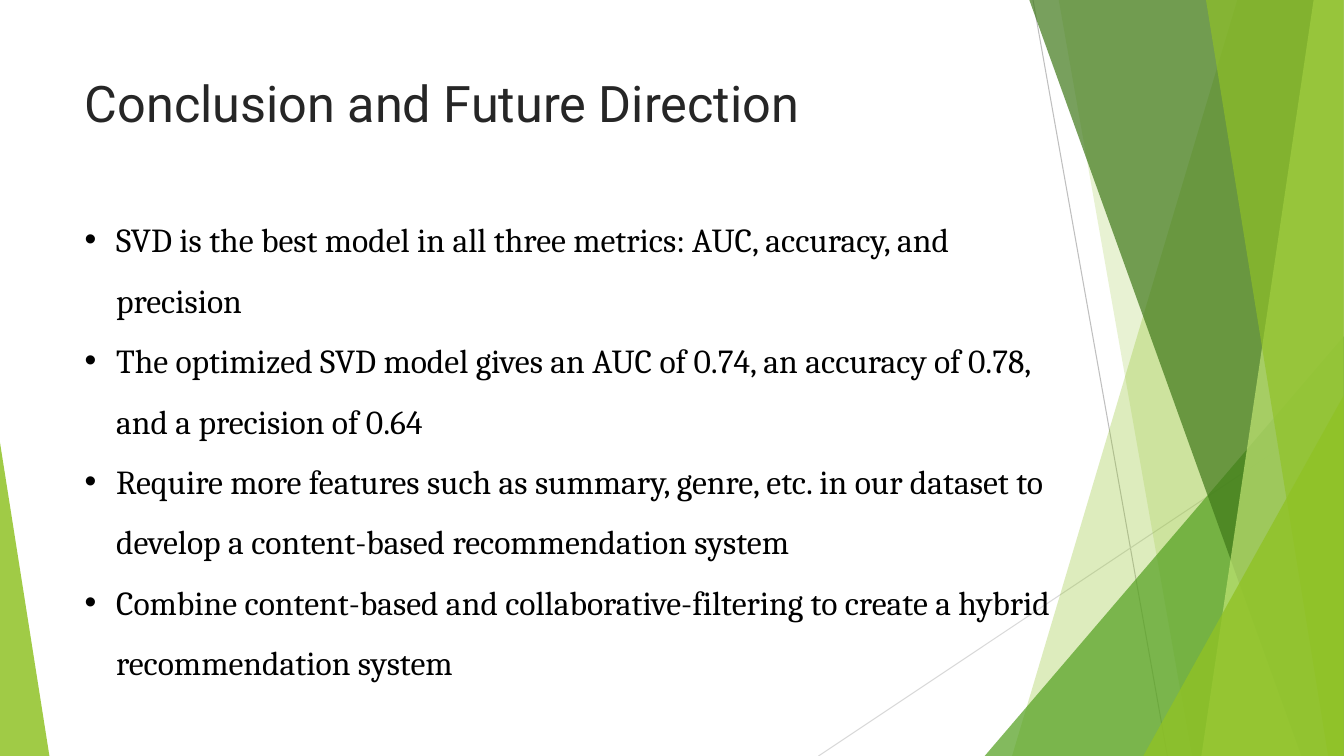
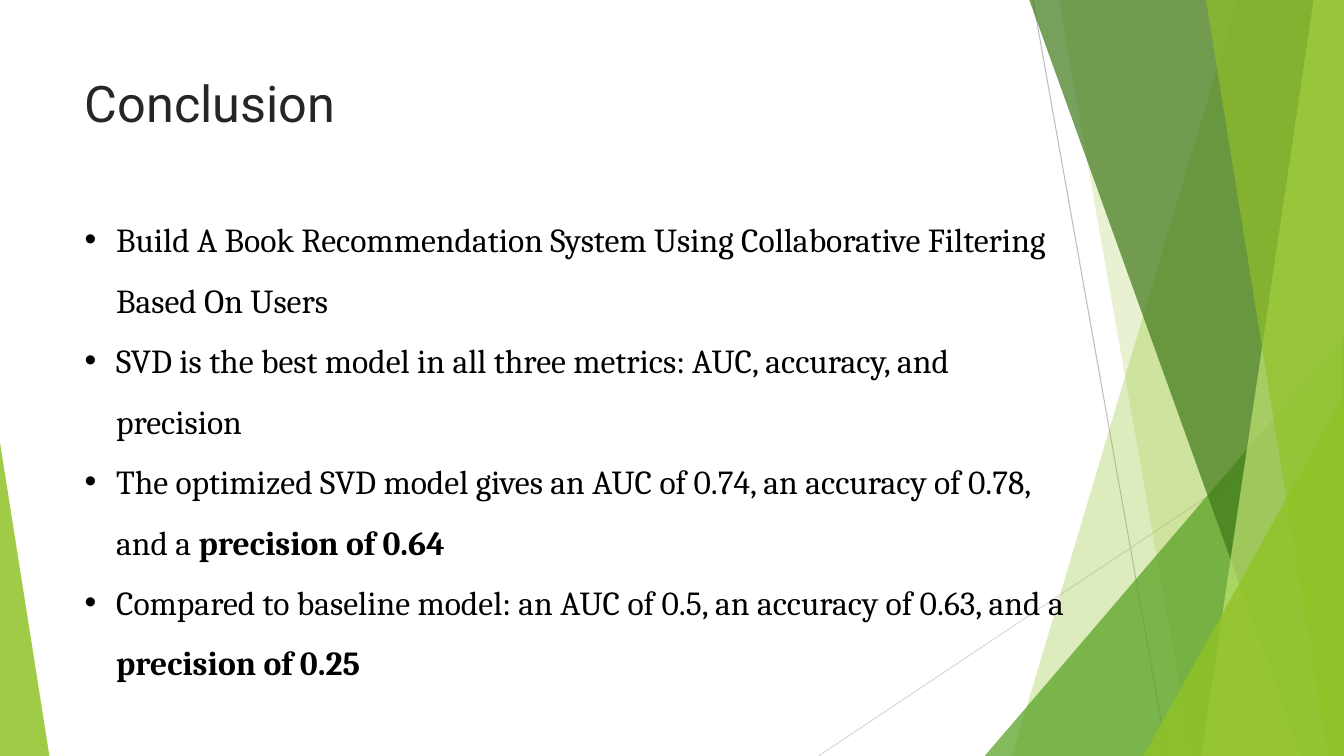
Before and after one commit to mnguyen494/Capstone-3, a slide deck: slide 14 of Report/Book Recommendation.pptx (slide 12 before the commit). Drawn at 1344x756 pixels with LibreOffice and Linux fonts; fonts in the diff are those of the drawing. Boxes give left, top, right and bottom in pixels: in the first picture for what was removed or moved away, otherwise in the second. Text is boxed around its words. In the diff, an @@ line names an element or a change of style, - is before the commit and + after.

```diff
--- a/Report/Book Recommendation.pptx
+++ b/Report/Book Recommendation.pptx
@@ title at (85, 84, 335, 123): text changed @@
-Conclusion and Future Direction
+Conclusion
@@ text at (116, 228, 1046, 314): paragraph added @@
+• Build A Book Recommendation System Using Collaborative Filtering Based On Users
@@ text at (116, 470, 1031, 562): bold on in "precision of 0.64" @@
@@ text at (116, 584, 1064, 682): text changed @@
-• Require more features such as summary, genre, etc. in our dataset to develop a content-based recommendation system
-• Combine content-based and collaborative-filtering to create a hybrid recommendation system
+• Compared to baseline model: an AUC of 0.5, an accuracy of 0.63, and a precision of 0.25
```
Also in this commit, not shown: 2 other slides changed, 3 slides added.
